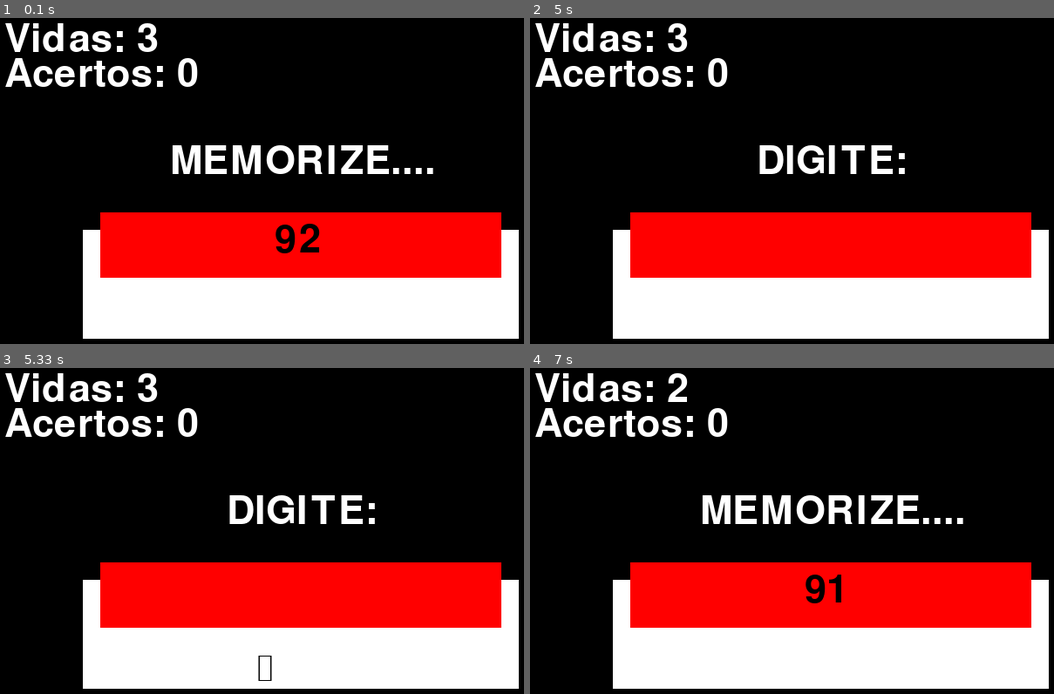
Above: before the commit, frames 1-4 (two rows, left to right).
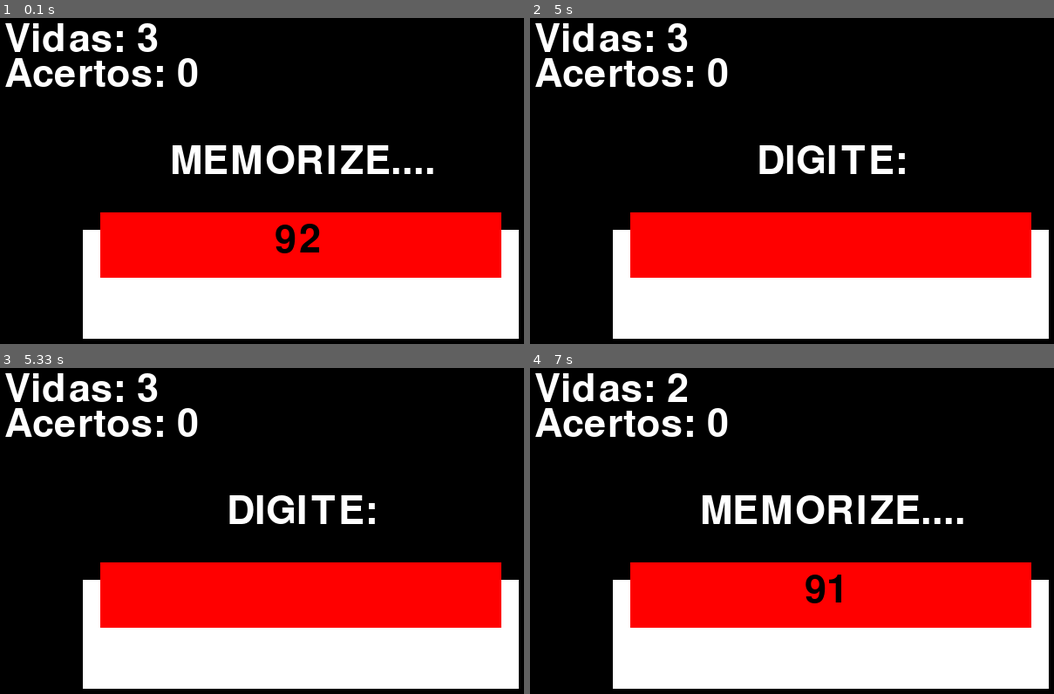
Above: after the commit, the same moments.

Repository: anacampps/pygamedupla
Game: pygame game, started from Memória e Sequência de Números/jogo.py
Same seed, same stepped clock (60 frames per second), same inputs: the game is played once before the commit and once after it.
Inputs:
- Up to frame 1 (0.1 s): no input
- Up to frame 2 (5 s): no input
- Up to frame 3 (5.33 s): hold Backspace from 5.28 s (still down)
- Up to frame 4 (7 s): release Backspace at 5.75 s; tap Enter at 6.93 s

Frames 1-2 are identical in both runs. In frame 3, less than 0.1% of the frame differs, in the area x 49-52%, y 88-96%; in frame 4, nothing differs.

Commit message:
BACKSPACE funciona

Diff:
--- a/Memória e Sequência de Números/jogo.py
+++ b/Memória e Sequência de Números/jogo.py
@@ -48,9 +48,8 @@
             pygame.quit()
         if assets['fase'] == 'Digitar':
             if event.type == pygame.KEYDOWN:
-                if event.type == pygame.K_BACKSPACE:
-                    assets['num_digitado'] = assets['num_digitado'] [:-1]
-
+                if event.key == pygame.K_BACKSPACE:
+                    assets['num_digitado'] = assets['num_digitado'][:-1]
                 elif event.key == pygame.K_RETURN:
                     assets['fase'] = 'Verificar'
                 else:
